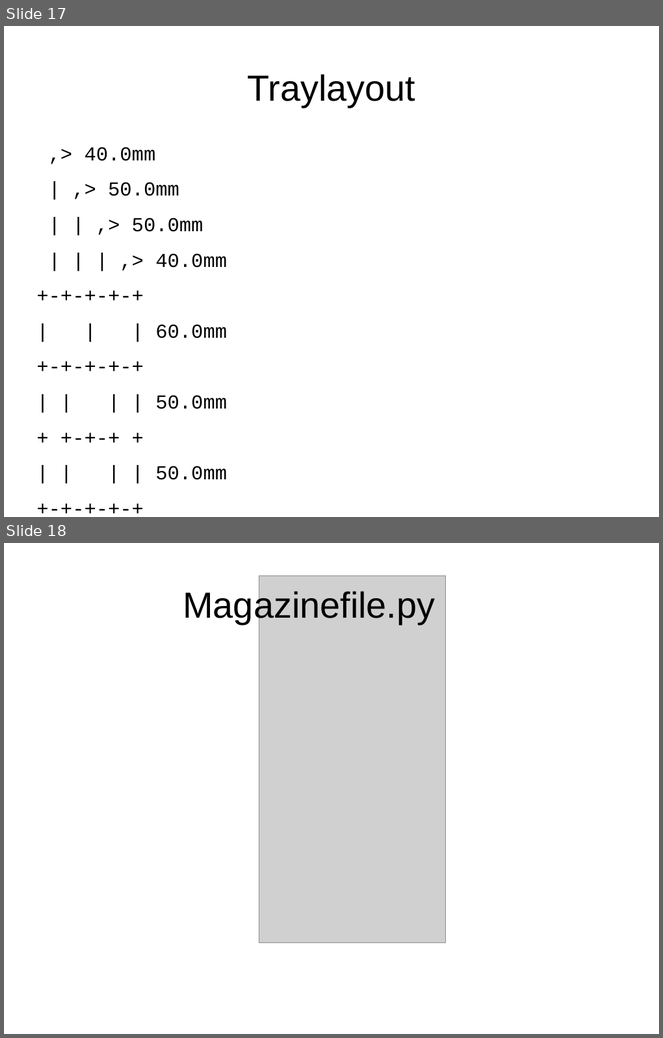
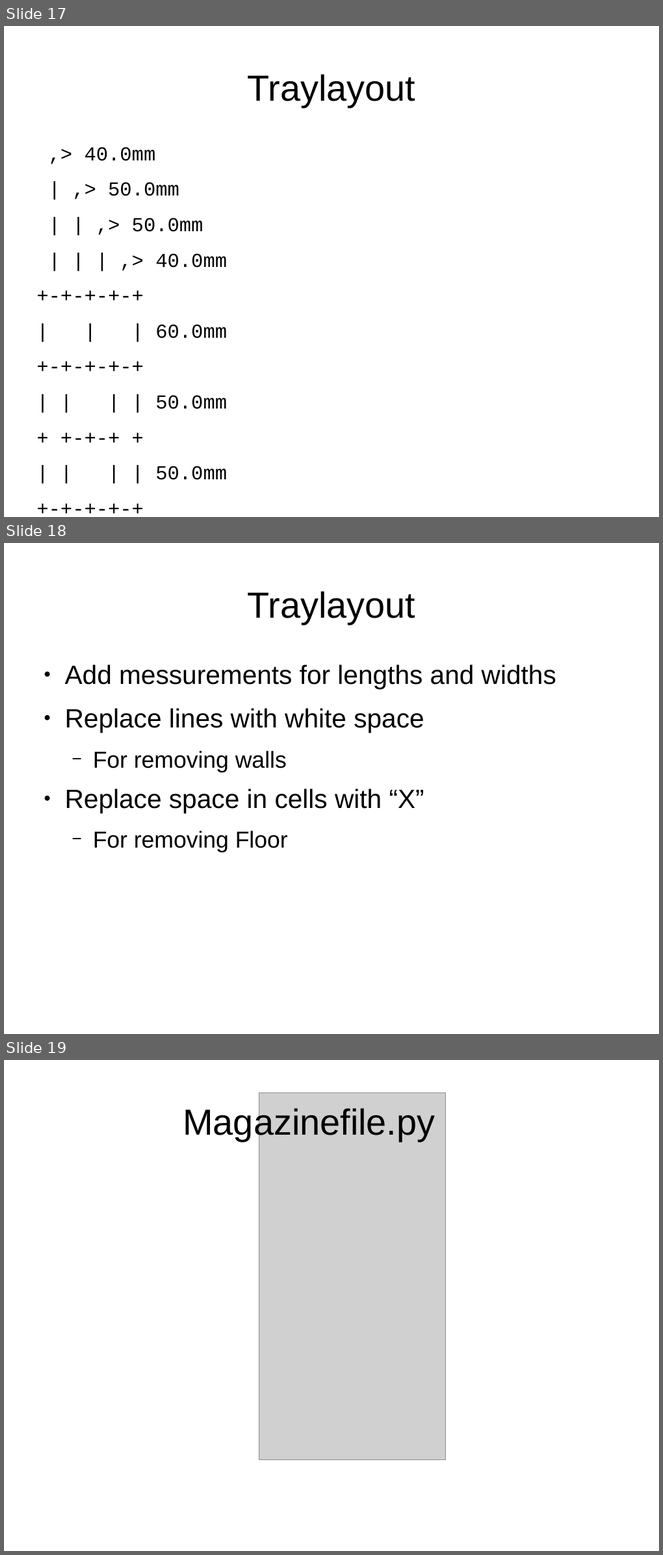
Before and after one commit to florianfesti/boxes, a slide deck: documentation/presentation.odp. Shown one above the other, each under a label of ours: slides 17 and 18 before the commit, slides 17, 18 and 19 after it. The pictures are 663x1038 and 663x1555 pixels, drawn with LibreOffice and Linux fonts; fonts in the diff are those of the drawing; grey boxes stand for pictures. Boxes give left, top, right and bottom in pixels: in the first picture for what was removed or moved away, otherwise in the second. Text is boxed around its words. In the diff, an @@ line names an element or a change of style, - is before the commit and + after.

```diff
--- a/documentation/presentation.odp
+++ b/documentation/presentation.odp
@@ slide 18 added at (x1=4, y1=543, x2=659, y2=1034), background #FFFFFF @@
@@ title added at (x1=247, y1=591, x2=415, y2=624), 44 pt, text #000000 @@
+Traylayout
@@ text added at (x1=65, y1=665, x2=556, y2=853), 32 pt, text #000000 @@
+● Add messurements for lengths and widths
+● Replace lines with white space
+  − For removing walls
+● Replace space in cells with “X”
+  − For removing Floor
@@ what was slide 18 is now slide 19 @@
```
Also in this commit, not shown: 6 slides changed, 1 other slide added.
